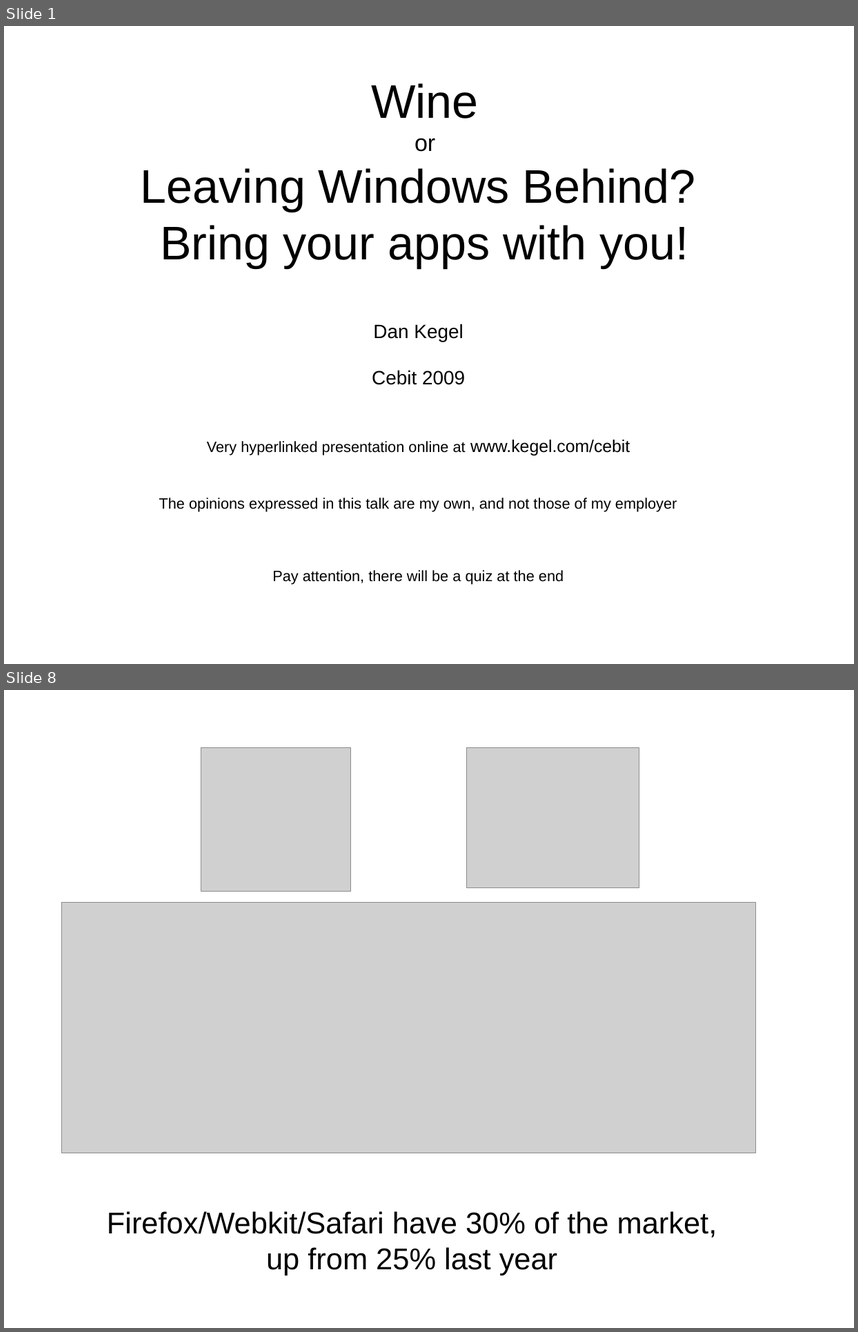
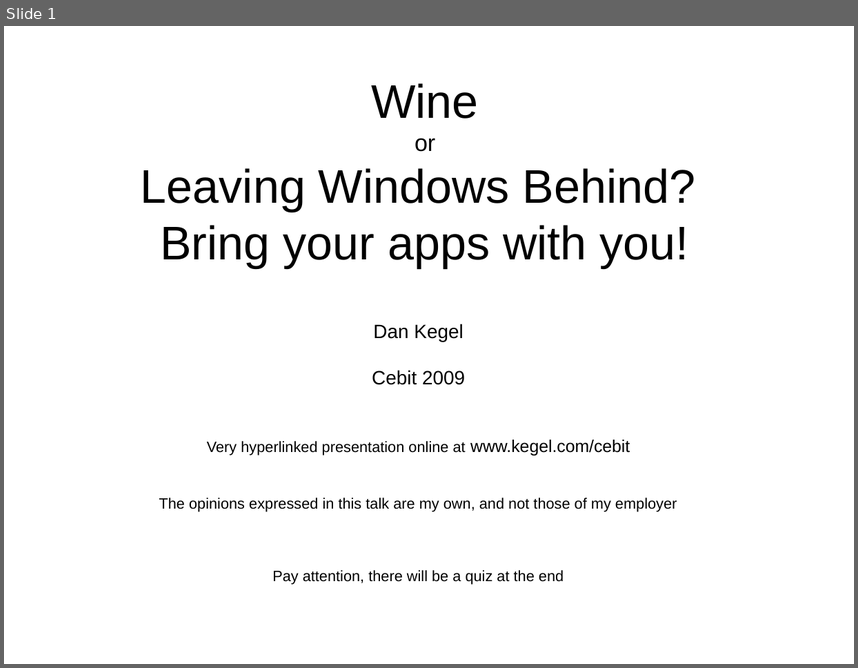
Before and after one commit to imaemo/winezeug, a slide deck: cebit2009/talk.odp. Shown one above the other, each under a label of ours: slides 1 and 8 before the commit, slide 1 after it; the slides between them are not shown. The pictures are 858x1332 and 858x668 pixels, drawn with LibreOffice and Linux fonts; fonts in the diff are those of the drawing; grey boxes stand for pictures. Boxes give left, top, right and bottom in pixels: in the first picture for what was removed or moved away, otherwise in the second. Text is boxed around its words. In the diff, an @@ line names an element or a change of style, - is before the commit and + after.

```diff
--- a/cebit2009/talk.odp
+++ b/cebit2009/talk.odp
@@ slide 8 removed at box(4, 690, 854, 1328), background #FFFFFF @@
@@ picture removed at box(201, 748, 351, 891) @@
@@ picture removed at box(467, 748, 639, 887) @@
@@ picture removed at box(62, 902, 756, 1153) @@
@@ title removed at box(107, 1211, 717, 1275) @@
-Firefox/Webkit/Safari have 30% of the market,
-up from 25% last year
```
Also in this commit, not shown: 1 slide changed, 20 slides added, 6 other slides removed, 2 other files.
